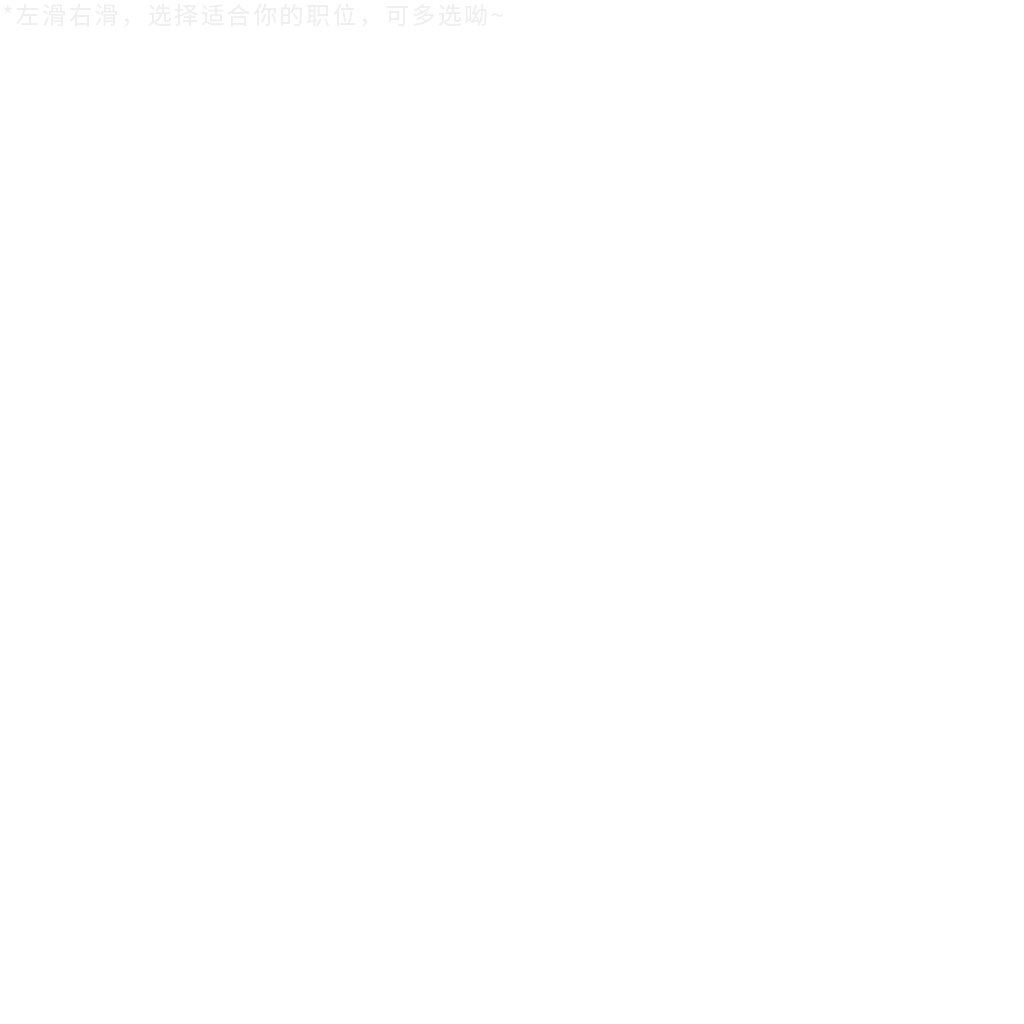
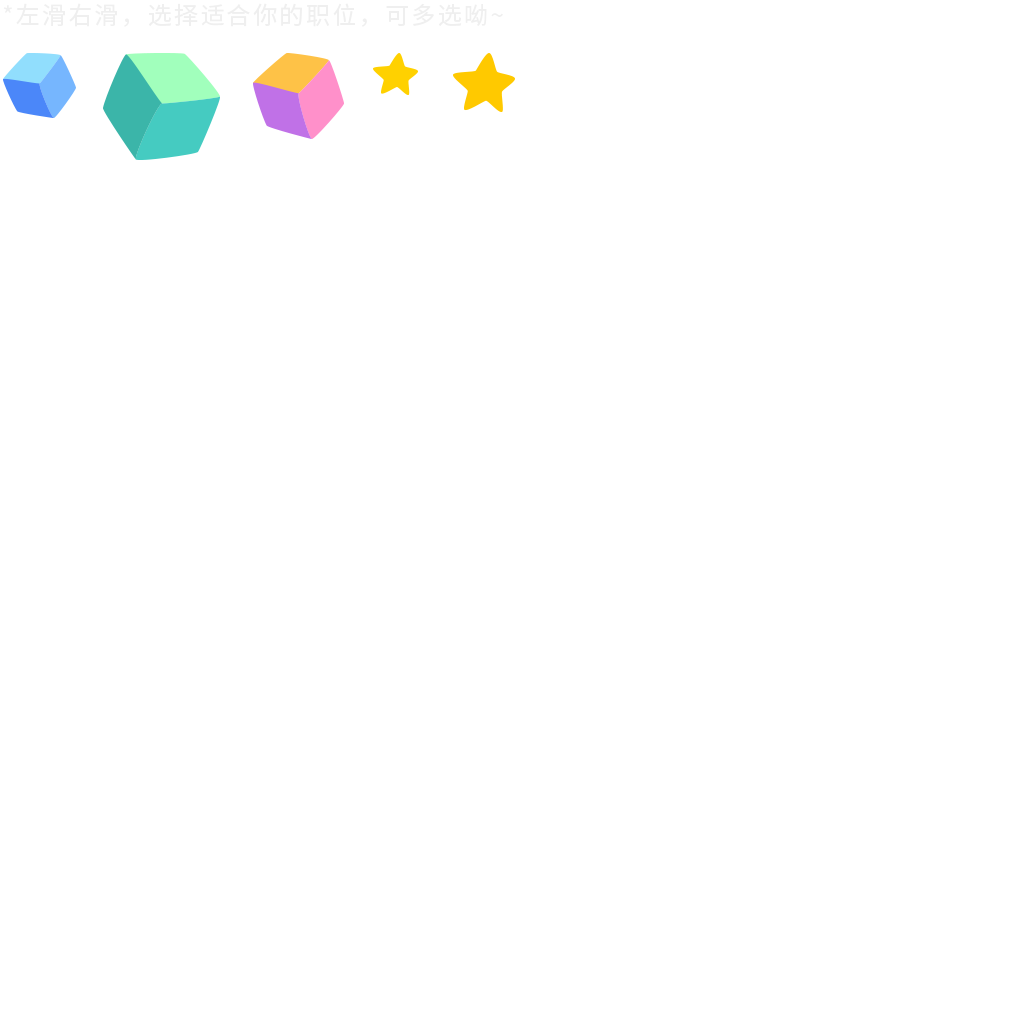
Two versions of the same layered image (1024 × 1024). Layer-by-layer changes:
added layer "1号魔方" in group "按钮" over [3, 53, 76, 118]
added layer "2号魔方" in group "按钮" over [103, 53, 220, 160]
added layer "3号魔方" in group "按钮" over [253, 53, 344, 139]
added layer "一号星星" in group "按钮" over [373, 53, 418, 95]
added layer "二号星星" in group "按钮" over [453, 53, 515, 112]
